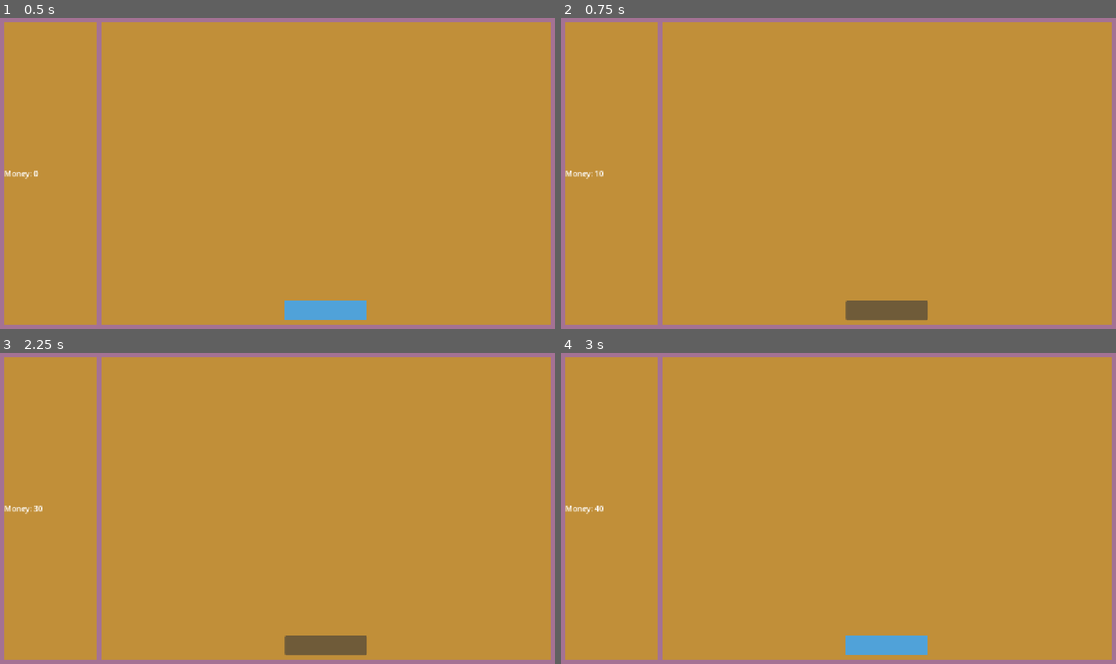
Above: before the commit, frames 1-4 (two rows, left to right).
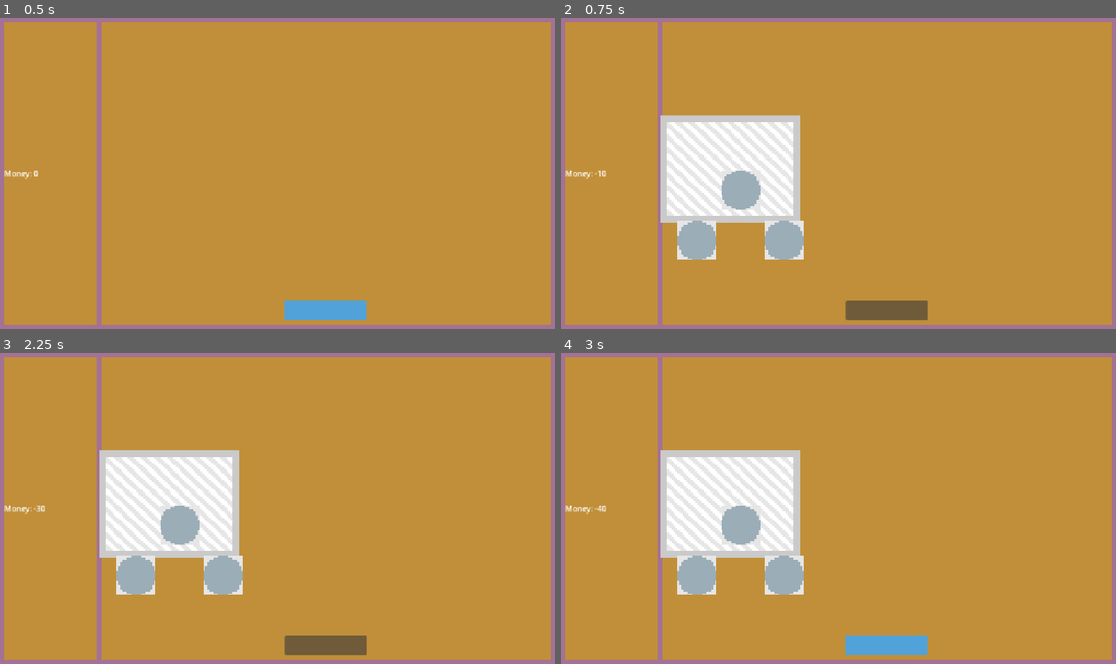
Above: after the commit, the same moments.

Repository: Drag-Sama/IdleGambling
Game: Godot game, scene res://Scene/main.tscn
Two runs of this game, one before a commit and one after it. Both use one fixed random seed, a clock stepped at 60 frames per second and the inputs below.
Inputs (mouse positions are in pixels of both pictures, inside the frame that each line leads up to):
- Up to frame 1 (0.5 s): no input
- Up to frame 2 (0.75 s): click (888, 310) at 0.5 s
- Up to frame 3 (2.25 s): click (327, 645) at 1.25 s; click (327, 645) at 2 s
- Up to frame 4 (3 s): tap Enter at 2.75 s; move the mouse to (960, 492) at 2.77 s; click (960, 492) at 2.92 s

Frame 1 is identical in both runs. In frame 2, 10% of the frame differs, in the area x 6-44%, y 31-78%; in frame 3, 10%; in frame 4, 10%.

Commit message:
ticket scratching WIP

Diff:
--- /dev/null
+++ b/Object/ScratchZone.tscn
@@ -0,0 +1,34 @@
+[gd_scene format=3 uid="uid://bjn3cp6ohcdh4"]
+
+[ext_resource type="Script" uid="uid://dnee45p5uqtch" path="res://Scripts/Ticket/ScratchZone.gd" id="1_02lon"]
+[ext_resource type="Script" uid="uid://b6avutqa6ue46" path="res://Scripts/Ticket/mask.gd" id="1_g00n1"]
+[ext_resource type="Shader" uid="uid://cgi7jmk7oqytl" path="res://Shader/TicketMask.gdshader" id="2_0fww0"]
+[ext_resource type="Texture2D" uid="uid://7xy6het0opmm" path="res://Assets/Sprite/Ticket/Base.png" id="3_02lon"]
+[ext_resource type="Texture2D" uid="uid://dais0aocd0vqf" path="res://Assets/Sprite/Ticket/Win.png" id="3_rb5be"]
+
+[sub_resource type="ShaderMaterial" id="ShaderMaterial_rb5be"]
+shader = ExtResource("2_0fww0")
+
+[node name="Main" type="Node2D" unique_id=944784523]
+script = ExtResource("1_02lon")
+
+[node name="SubViewport" type="SubViewport" parent="." unique_id=2027488816]
+size = Vector2i(640, 640)
+
+[node name="Drawing" type="Node2D" parent="SubViewport" unique_id=1270328330]
+script = ExtResource("1_g00n1")
+
+[node name="Result" type="TextureRect" parent="." unique_id=1238157172]
+offset_left = 71.0
+offset_top = 473.0
+offset_right = 251.0
+offset_bottom = 653.0
+texture = ExtResource("3_rb5be")
+
+[node name="Mask" type="TextureRect" parent="." unique_id=1014237542]
+material = SubResource("ShaderMaterial_rb5be")
+offset_left = 71.0
+offset_top = 473.0
+offset_right = 251.0
+offset_bottom = 653.0
+texture = ExtResource("3_02lon")
--- a/Object/Ticket.tscn
+++ b/Object/Ticket.tscn
@@ -1,35 +1,15 @@
 [gd_scene format=3 uid="uid://bqjyxwq2c80hx"]
 
+[ext_resource type="Script" uid="uid://dkoq0toa1adhr" path="res://Scripts/Ticket/ScratchMain.gd" id="1_5dqmm"]
 [ext_resource type="Texture2D" uid="uid://bhdf7ygvlcbol" path="res://Assets/Sprite/Ticket/Ticket.png" id="1_m8yfi"]
-[ext_resource type="Texture2D" uid="uid://dais0aocd0vqf" path="res://Assets/Sprite/Ticket/Win.png" id="2_5dqmm"]
-[ext_resource type="Texture2D" uid="uid://7xy6het0opmm" path="res://Assets/Sprite/Ticket/Base.png" id="3_7g228"]
 
-[node name="Control" type="Control" unique_id=1115232553]
-layout_mode = 3
-anchors_preset = 15
-anchor_right = 1.0
-anchor_bottom = 1.0
-grow_horizontal = 2
-grow_vertical = 2
+[node name="Main" type="Node2D" unique_id=1969167525]
+script = ExtResource("1_5dqmm")
 
-[node name="Background" type="TextureRect" parent="." unique_id=893134003]
-layout_mode = 0
-offset_right = 968.0
-offset_bottom = 928.0
+[node name="Background" type="TextureRect" parent="." unique_id=1532319264]
+offset_left = -14.0
+offset_top = -209.0
+offset_right = 954.0
+offset_bottom = 719.0
 texture = ExtResource("1_m8yfi")
-
-[node name="Result-1" type="TextureRect" parent="Background" unique_id=539289506]
-layout_mode = 0
-offset_left = 71.0
-offset_top = 473.0
-offset_right = 251.0
-offset_bottom = 653.0
-texture = ExtResource("2_5dqmm")
-
-[node name="Mask-1" type="TextureRect" parent="Background" unique_id=994340318]
-layout_mode = 0
-offset_left = 71.0
-offset_top = 473.0
-offset_right = 111.0
-offset_bottom = 513.0
-texture = ExtResource("3_7g228")
+flip_v = true
--- /dev/null
+++ b/Scripts/Ticket/ScratchMain.gd
@@ -0,0 +1,16 @@
+extends Node2D
+
+var scratchZone = preload("res://Object/ScratchZone.tscn")
+
+func _spawn(position):
+	print("aaa")
+	var scratchZone_instance = scratchZone.instantiate()
+	scratchZone_instance.position = position
+	scratchZone_instance.scale = Vector2(1.5, 1.5)
+	add_child(scratchZone_instance)
+
+func _ready():
+	Input.set_mouse_mode(Input.MOUSE_MODE_VISIBLE)
+	_spawn(Vector2(0,0))
+	_spawn(Vector2(300,-350))
+	_spawn(Vector2(600,0))
--- /dev/null
+++ b/Scripts/Ticket/ScratchZone.gd
@@ -0,0 +1,24 @@
+extends Node2D
+
+@onready var sub_viewport = $SubViewport
+@onready var drawing = $SubViewport/Drawing
+@onready var mask = $Mask
+
+func _ready():
+	mask.material = mask.material.duplicate()
+	sub_viewport.render_target_clear_mode = SubViewport.CLEAR_MODE_NEVER
+
+func _process(_delta):
+	if Input.is_mouse_button_pressed(MOUSE_BUTTON_LEFT):
+		if mask.get_global_rect().has_point(get_global_mouse_position()):
+			var local_pos = mask.get_local_mouse_position()
+			if mask.size.x > 0 and mask.size.y > 0:
+				var ratio = Vector2(sub_viewport.size) / mask.size
+				local_pos *= ratio
+				drawing.draw_at(local_pos)
+	else:
+		drawing.reset_stroke()
+
+	await RenderingServer.frame_post_draw
+	var tex = sub_viewport.get_texture()
+	mask.material.set_shader_parameter("mask_texture", tex)
--- a/Scripts/Ticket/TicketMain.gd
+++ b/Scripts/Ticket/TicketMain.gd
@@ -1,5 +1,10 @@
 extends PanelContainer
 
+var ticket = preload("res://Object/Ticket.tscn")
 
 func _on_buy_button_pressed() -> void:
-	MoneyManager.updateMoney(10)
+	MoneyManager.updateMoney(-10)
+	var ticket_instance = ticket.instantiate()
+	ticket_instance.position = Vector2(0,200)
+	ticket_instance.scale = Vector2(0.3, 0.3)
+	add_child(ticket_instance)
--- /dev/null
+++ b/Scripts/Ticket/mask.gd
@@ -0,0 +1,23 @@
+extends Node2D
+
+var last_pos = null
+var current_pos = null
+var scratch_radius = 100
+
+func _draw():
+	if current_pos == null:
+		return
+	if last_pos == null:
+		draw_circle(current_pos, scratch_radius, Color.WHITE)
+	else:
+		draw_line(last_pos, current_pos, Color.WHITE, scratch_radius * 2)
+		draw_circle(current_pos, scratch_radius, Color.WHITE) # arrondit les extrémités
+
+func draw_at(pos):
+	last_pos = current_pos
+	current_pos = pos
+	queue_redraw()
+
+func reset_stroke():
+	last_pos = null
+	current_pos = null
--- /dev/null
+++ b/Shader/TicketMask.gdshader
@@ -0,0 +1,9 @@
+shader_type canvas_item;
+
+uniform sampler2D mask_texture;
+
+void fragment() {
+	COLOR.rgb = texture(TEXTURE, UV).rgb;
+
+	COLOR.a = 1.0 - texture(mask_texture, UV).r;
+}
Not shown, added: Scripts/Ticket/ScratchMain.gd.uid
Not shown, added: Scripts/Ticket/ScratchZone.gd.uid
Not shown, added: Scripts/Ticket/mask.gd.uid
Not shown, added: Shader/TicketMask.gdshader.uid
